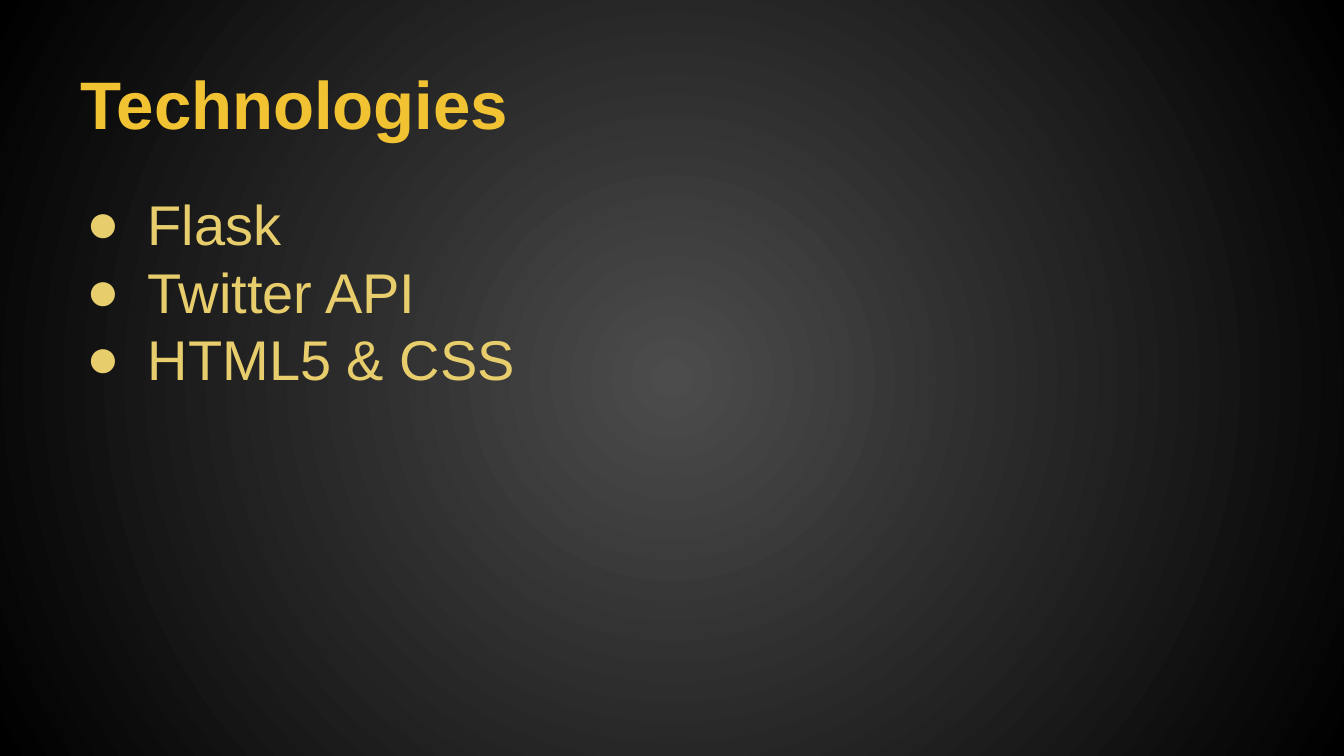
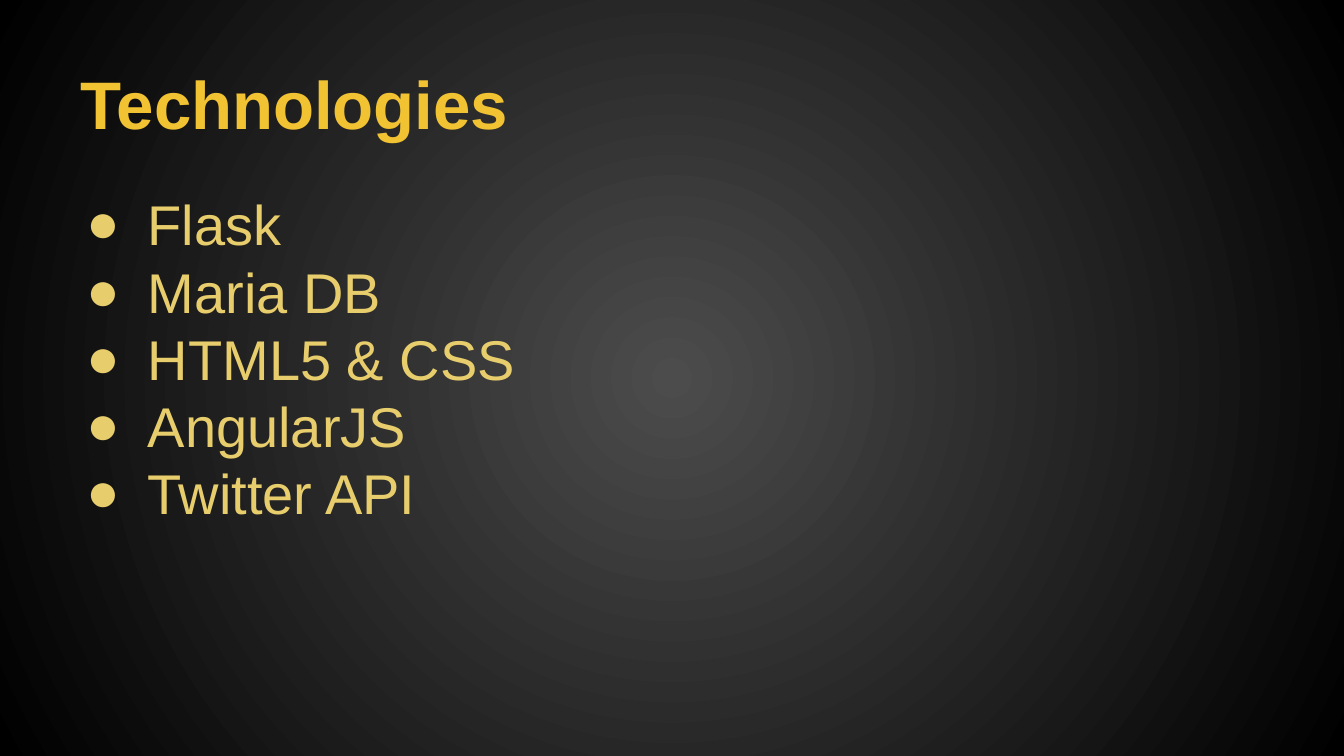
Before and after one commit to edlafem1/xeno, a slide deck: slide 4 of Spiral1Presentation.pptx (slide 3 before the commit). Drawn at 1344x756 pixels with LibreOffice and Linux fonts; fonts in the diff are those of the drawing. Boxes give left, top, right and bottom in pixels: in the first picture for what was removed or moved away, otherwise in the second. Text is boxed around its words. In the diff, an @@ line names an element or a change of style, - is before the commit and + after.

```diff
--- a/Spiral1Presentation.pptx
+++ b/Spiral1Presentation.pptx
@@ text at (148, 272, 515, 457): paragraphs added @@
+● Maria DB
+● HTML5 & CSS
+● AngularJS
```
Also in this commit, not shown: 3 other slides changed, 1 slide added.
